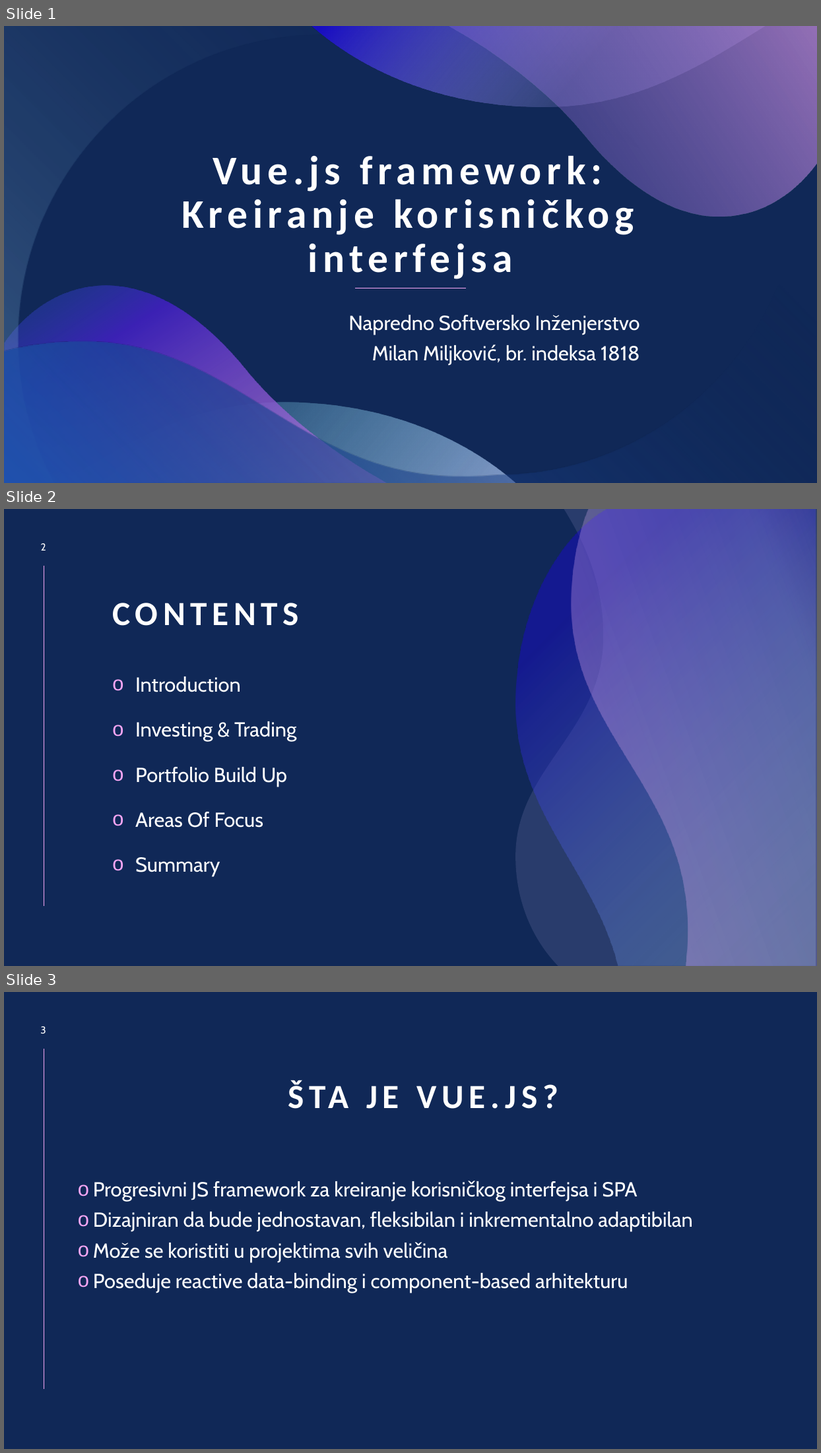
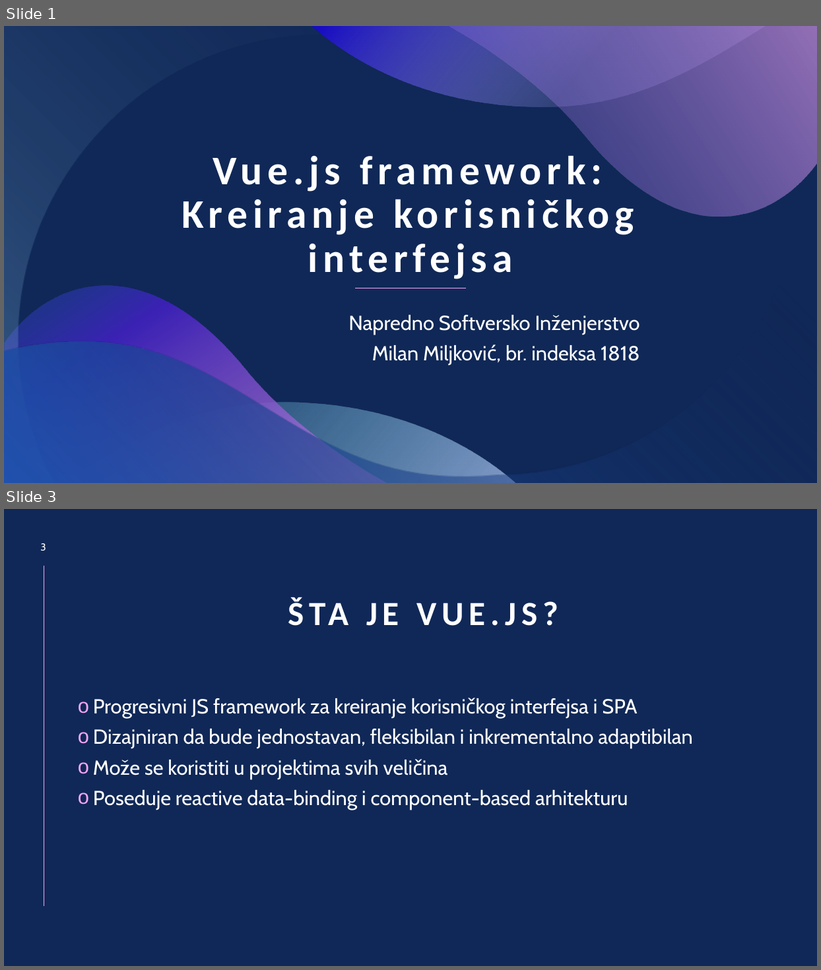
Before and after one commit to Wibesss/VueJobs, a slide deck: Vue.js Prezentacija.pptx. Shown one above the other, each under a label of ours: slides 1, 2 and 3 before the commit, slides 1 and 3 after it; the slides between them are not shown. The pictures are 821x1453 and 821x970 pixels, drawn with LibreOffice and Linux fonts; fonts in the diff are those of the drawing. Boxes give left, top, right and bottom in pixels: in the first picture for what was removed or moved away, otherwise in the second. Text is boxed around its words. In the diff, an @@ line names an element or a change of style, - is before the commit and + after.

```diff
--- a/Vue.js Prezentacija.pptx
+++ b/Vue.js Prezentacija.pptx
@@ slide 2 removed at [4, 509, 817, 966], background #102857; not listed: 1 template element that a slide beside it also shows @@
@@ freeform shape removed at [516, 509, 817, 966] @@
@@ freeform shape removed at [516, 509, 816, 966] @@
@@ freeform shape removed at [572, 509, 817, 966] @@
@@ page number removed at [41, 543, 46, 551] @@
-2
@@ title removed at [112, 603, 298, 626] @@
-CONTENTS
@@ text removed at [135, 677, 296, 877] @@
-o Introduction
-o Investing & Trading
-o Portfolio Build Up
-o Areas Of Focus
-o Summary
```
Also in this commit, not shown: 2 slides changed, 1 slide added.
